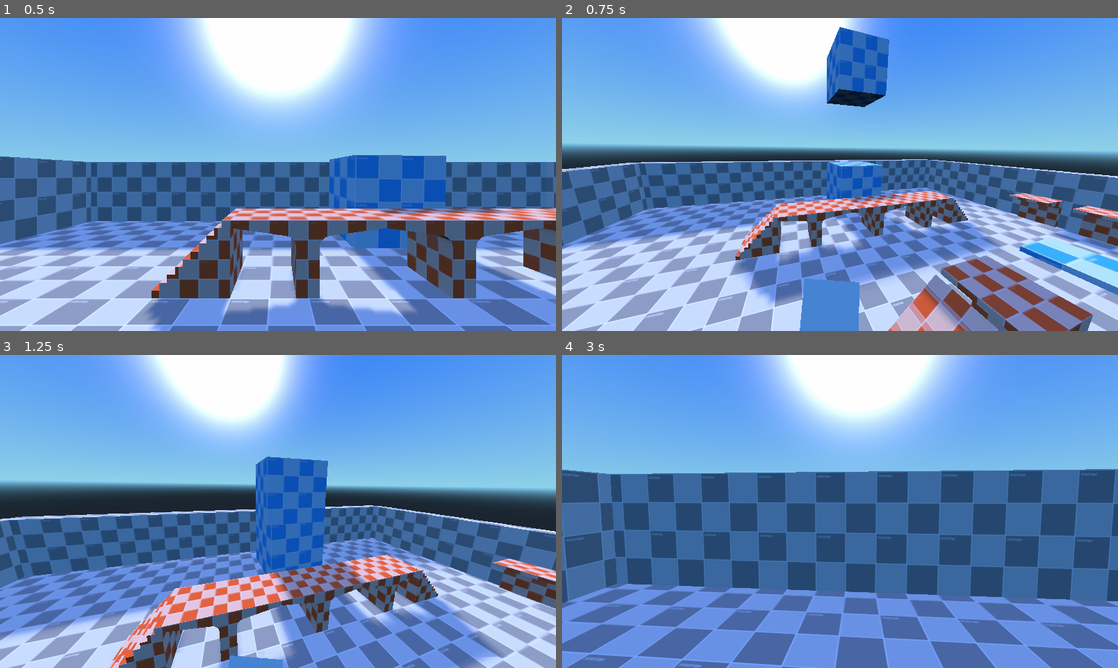
Above: before the commit, frames 1-4 (two rows, left to right).
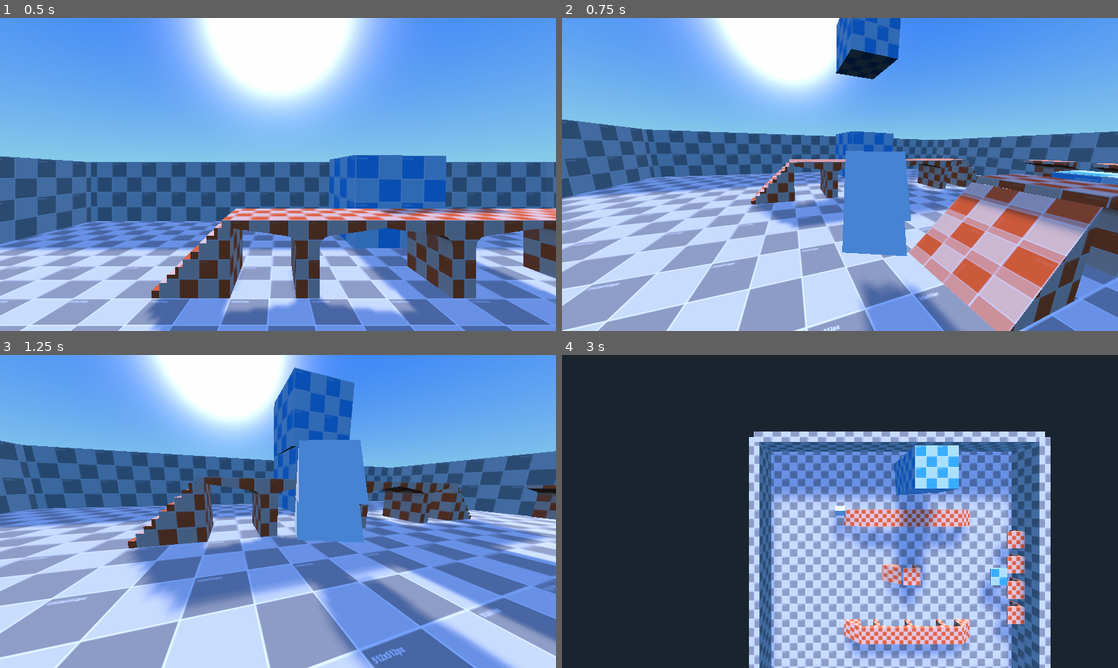
Above: after the commit, the same moments.

Repository: yaelatletl/RAD-for-Godot
Game: Godot game, scene res://BaseGD/scenes/escenario_pruebas.tscn
Same seed, same stepped clock (60 frames per second), same inputs: the game is played once before the commit and once after it.
Inputs (mouse positions are in pixels of both pictures, inside the frame that each line leads up to):
- Up to frame 1 (0.5 s): no input
- Up to frame 2 (0.75 s): move the mouse to (867, 174) at 0.52 s; hold W (move_forwards) from 0.53 s (still down); hold 8 (camera3RD) from 0.53 s (still down)
- Up to frame 3 (1.25 s): keep holding W (move_forwards); keep holding 8 (camera3RD); tap Space (jump) at 0.77 s; tap 7 (cameraFPS) at 0.8 s
- Up to frame 4 (3 s): keep holding W (move_forwards); move the mouse to (812, 511) at 1.27 s; release 8 (camera3RD) at 1.28 s; tap 7 (cameraFPS) at 1.35 s; tap Space (jump) at 1.52 s; tap 9 (cameraPlat) at 1.55 s; move the mouse to (851, 505) at 2.02 s; hold 9 (cameraPlat) 2.03-2.78 s; tap 0 (cameraTop) at 2.3, 2.85 s; move the mouse to (834, 517) at 2.77 s

Frame 1 is identical in both runs. In frame 2, 58% of the frame differs, in the area x 0-100%, y 0-100%; in frame 3, 63%; in frame 4, 98%.

Commit message:
topcamera now works

Diff:
--- a/BaseGD/pl3d/3RDPersonCamera.gd
+++ b/BaseGD/pl3d/3RDPersonCamera.gd
@@ -23,7 +23,7 @@
 
 	if translation != origin.translation and not (is_on_floor() or is_on_ceiling() or is_on_wall()):
 		#Vector maths to get the [cof] camera to it's place each time it moves
-		translation = translation + delta*(origin.translation-translation).normalized()
+		translation = translation - delta*(origin.translation-translation).normalized()
 	#	if translation.x<origin.x:
 	#		translation.x += delta*0.2
 	#	else:
--- a/BaseGD/pl3d/Player3d.gd
+++ b/BaseGD/pl3d/Player3d.gd
@@ -215,27 +215,27 @@
 	if AllowChangeCamera:
 		if Input.is_action_pressed("cameraFPS"):
 			$FPSCamera.make_current()
-			get_node("target/camera").clear_current()
-			$TopDownCamera.clear_current()
-			get_node("FPSCamera/3RDPersCamera").clear_current()
+			#get_node("target/camera").clear_current()
+			#$TopDownCamera.clear_current()
+			#get_node("FPSCamera/3RDPersCamera").clear_current()
 
 		if Input.is_action_pressed("camera3RD"):
 			get_node("FPSCamera/3RDPersCamera").make_current()
-			$FPSCamera.clear_current()
-			get_node("target/camera").clear_current()
-			$TopDownCamera.clear_current()
+			#$FPSCamera.clear_current()
+			#get_node("target/camera").clear_current()
+			#$TopDownCamera.clear_current()
 
 		if Input.is_action_pressed("cameraPlat"):
 			get_node("target/camera").make_current()
-			$FPSCamera.clear_current()
-			$TopDownCamera.clear_current()
-			get_node("FPSCamera/3RDPersCamera").clear_current()
+			#$FPSCamera.clear_current()
+			#$TopDownCamera.clear_current()
+			#get_node("FPSCamera/3RDPersCamera").clear_current()
 
 		if Input.is_action_pressed("cameraTop"):
 			$TopDownCamera.make_current()
-			$FPSCamera.make_current()
-			get_node("target/camera").clear_current()
-			get_node("FPSCamera/3RDPersCamera").clear_current()
+			#$FPSCamera.clear_current()
+			#get_node("target/camera").clear_current()
+			#get_node("FPSCamera/3RDPersCamera").clear_current()
 
 	#if (is_on_floor()):
 		#get_node("AnimationTreePlayer").blend2_node_set_amount("walk", hspeed/max_speed)
--- a/BaseGD/pl3d/Player3d.tscn
+++ b/BaseGD/pl3d/Player3d.tscn
@@ -1,10 +1,11 @@
-[gd_scene load_steps=10 format=2]
+[gd_scene load_steps=11 format=2]
 
 [ext_resource path="res://BaseGD/pl3d/Player3d.gd" type="Script" id=1]
 [ext_resource path="res://BaseGD/pl3d/FPSCamera.gd" type="Script" id=2]
 [ext_resource path="res://BaseGD/pl3d/3RDPersCamera.gd" type="Script" id=3]
 [ext_resource path="res://BaseGD/pl3d/3RDPersonCamera.gd" type="Script" id=4]
-[ext_resource path="res://BaseGD/pl3d/Camera.gd" type="Script" id=5]
+[ext_resource path="res://BaseGD/pl3d/TopDownCamera.gd" type="Script" id=5]
+[ext_resource path="res://BaseGD/pl3d/Camera.gd" type="Script" id=6]
 
 [sub_resource type="CapsuleShape" id=1]
 
@@ -182,6 +183,7 @@
 size = 1.0
 near = 0.05
 far = 100.0
+script = ExtResource( 5 )
 _sections_unfolded = [ "Transform", "Visibility" ]
 
 [node name="target" type="Spatial" parent="." index="4"]
--- /dev/null
+++ b/BaseGD/pl3d/TopDownCamera.gd
@@ -0,0 +1,13 @@
+extends Camera
+
+# class member variables go here, for example:
+# var a = 2
+# var b = "textvar"
+
+func _ready():
+	pass
+
+func _process(delta):
+	rotation_degrees.x = clamp(rotation_degrees.x,-90,-90)
+	rotation_degrees.y = clamp(rotation_degrees.y,0,0)
+	rotation_degrees.z = clamp(rotation_degrees.z,0,0)
Not shown: 1 places in BaseGD/pl3d/Player3d.tscn that only renumber resources
